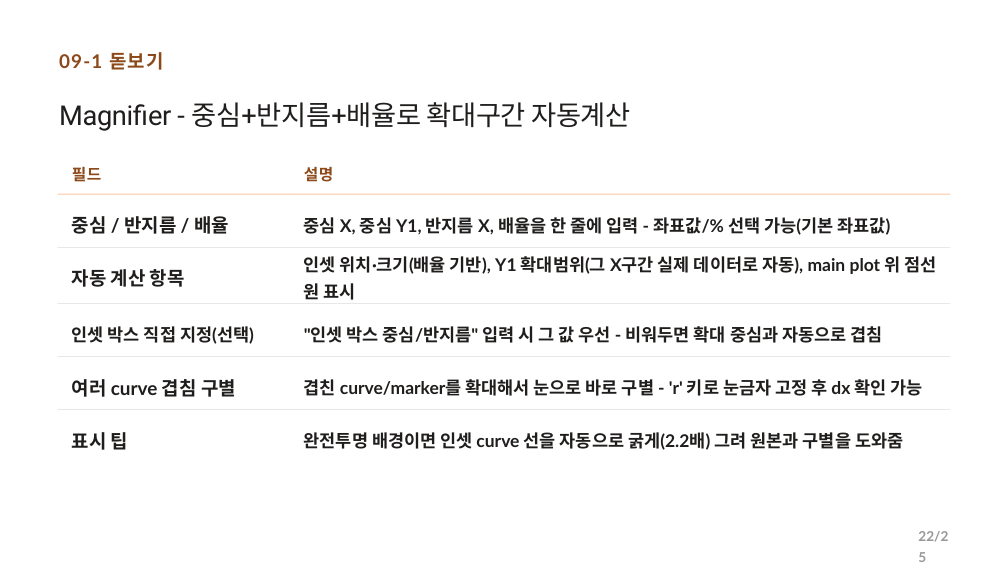
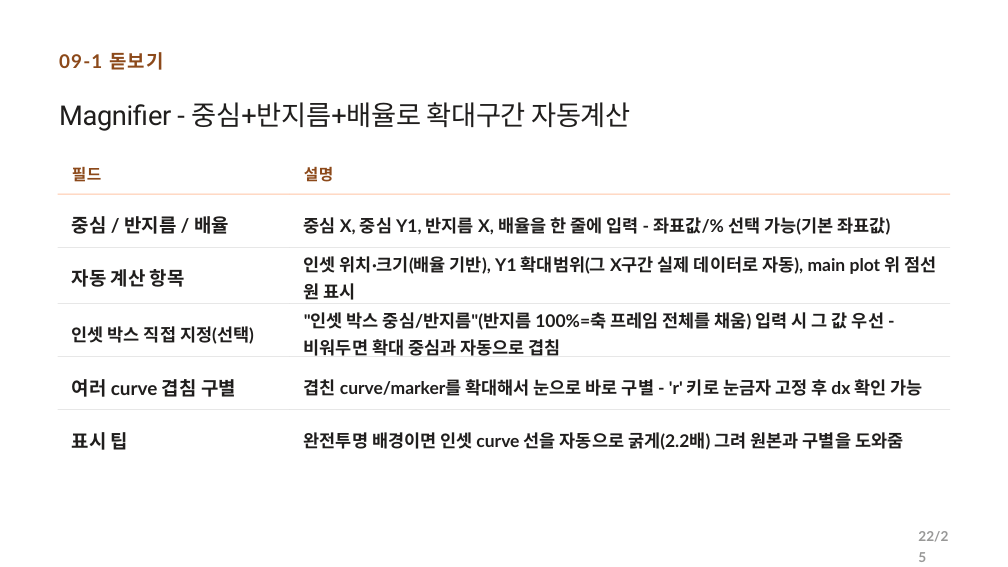
Before and after one commit to CWKIM113/CathPlot_Pub, a slide deck: slide 22 of CathPlot_발표.pptx. Drawn at 1008x567 pixels with LibreOffice and Linux fonts; fonts in the diff are those of the drawing. Boxes give left, top, right and bottom in pixels: in the first picture for what was removed or moved away, otherwise in the second. Text is boxed around its words. In the diff, an @@ line names an element or a change of style, - is before the commit and + after.

```diff
--- a/CathPlot_발표.pptx
+++ b/CathPlot_발표.pptx
@@ text at (x1=304, y1=312, x2=884, y2=356): text changed @@
-"인셋 박스 중심/반지름" 입력 시 그 값 우선 - 비워두면 확대 중심과 자동으로 겹침
+"인셋 박스 중심/반지름"(반지름 100%=축 프레임 전체를 채움) 입력 시 그 값 우선 - 비워두면 확대 중심과 자동으로 겹침
```
Also in this commit, not shown: 2 other slides changed.
